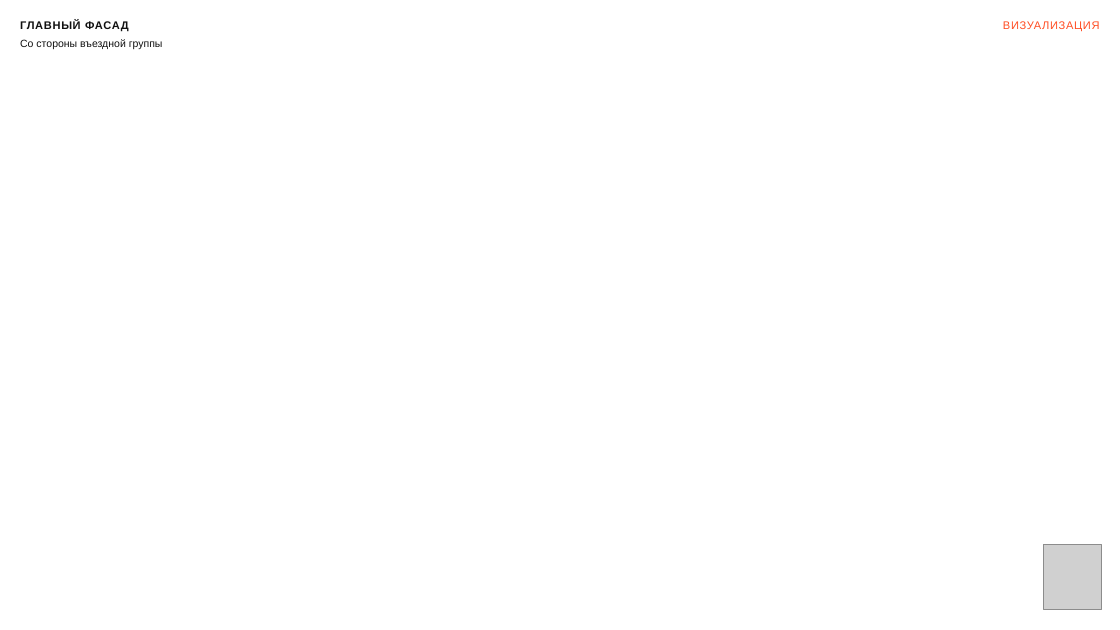
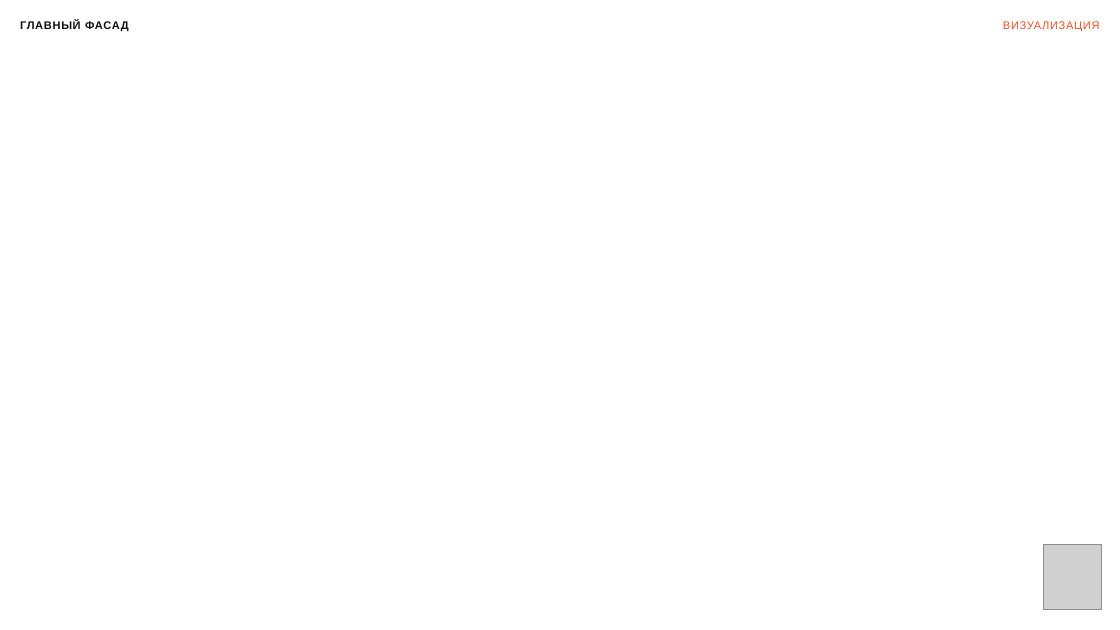
Before and after one commit to kzmeir/most, a slide deck: slide 5 of presentations/aurora-hotel/MOST_Bukhtarminskaya_akimat.pptx (slide 9 before the commit). Drawn at 1120x630 pixels with LibreOffice and Linux fonts; fonts in the diff are those of the drawing; grey boxes stand for pictures; background and template pictures are left out. Boxes give left, top, right and bottom in pixels: in the first picture for what was removed or moved away, otherwise in the second. Text is boxed around its words. In the diff, an @@ line names an element or a change of style, - is before the commit and + after.

```diff
--- a/presentations/aurora-hotel/MOST_Bukhtarminskaya_akimat.pptx
+++ b/presentations/aurora-hotel/MOST_Bukhtarminskaya_akimat.pptx
@@ text removed at <box>20,39,163,49</box> @@
-Со стороны въездной группы
```
Also in this commit, not shown: 8 other slides changed, 7 slides added, 9 slides removed, 4 other files.
